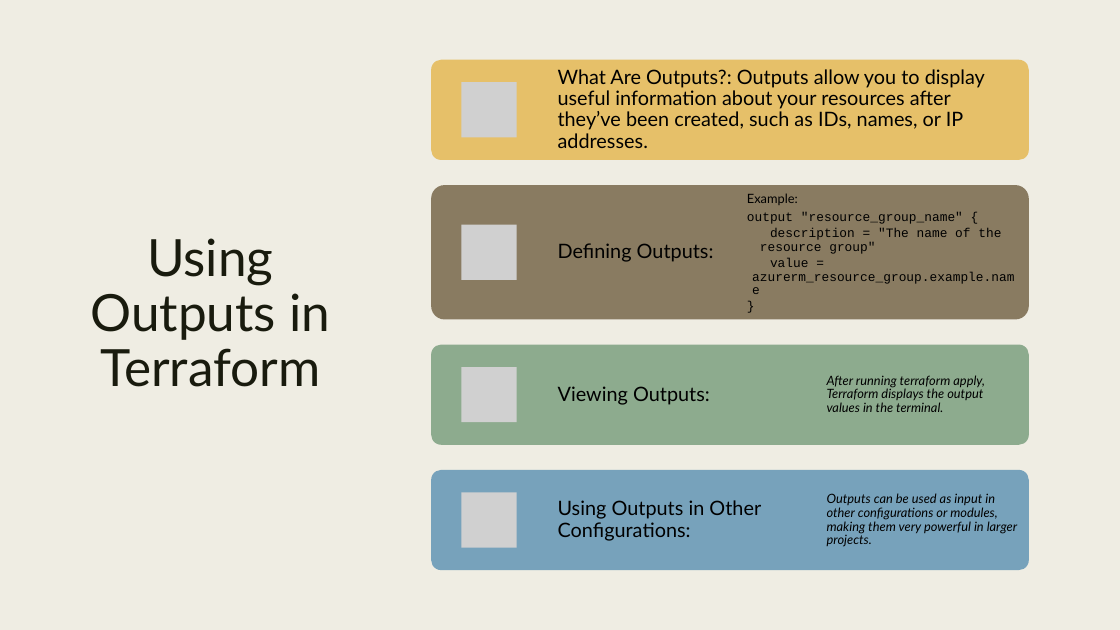
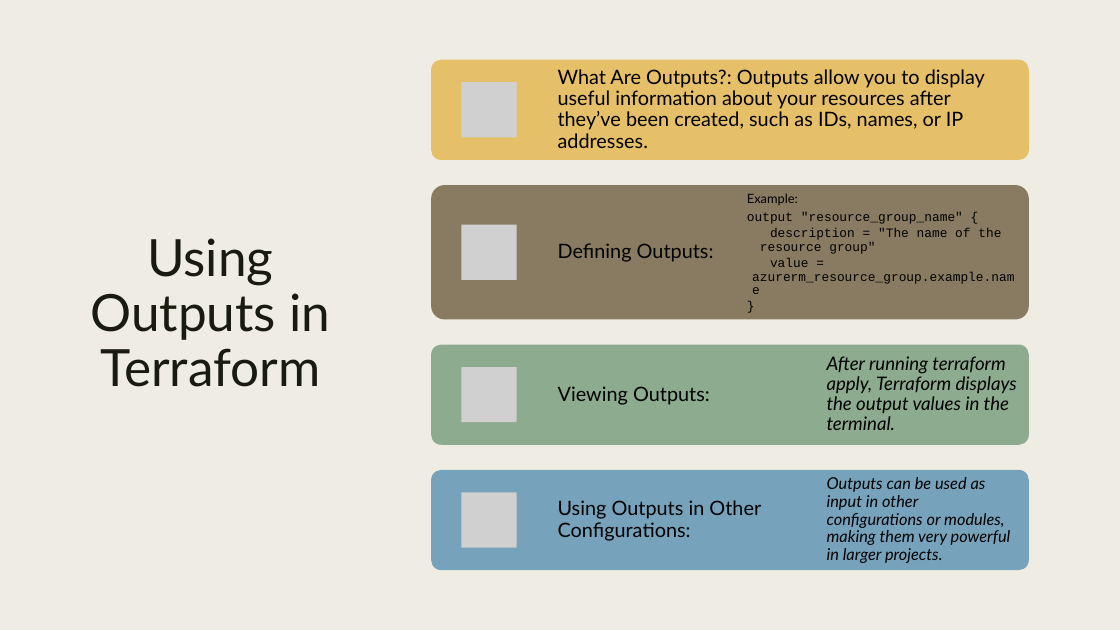
Before and after one commit to cwoodruff/terraform-workshop, a slide deck: slide 6 of slides/5-Variables and Outputs.pptx (slide 5 before the commit). Drawn at 1120x630 pixels with LibreOffice and Linux fonts; fonts in the diff are those of the drawing; grey boxes stand for pictures. Boxes give left, top, right and bottom in pixels: in the first picture for what was removed or moved away, otherwise in the second. Text is boxed around its words. In the diff, an @@ line names an element or a change of style, - is before the commit and + after.

```diff
--- a/slides/5-Variables and Outputs.pptx
+++ b/slides/5-Variables and Outputs.pptx
@@ text "After running terraform apply, Terraform ..." at (x1=827, y1=356, x2=1017, y2=430): size 11 to 16 pt; more space between paragraphs @@
@@ text "Outputs can be used as ..." at (x1=827, y1=477, x2=1011, y2=563): size 11 to 14 pt; more space between paragraphs @@
```
Also in this commit, not shown: 2 other slides changed, 1 slide added, 9 other files.
